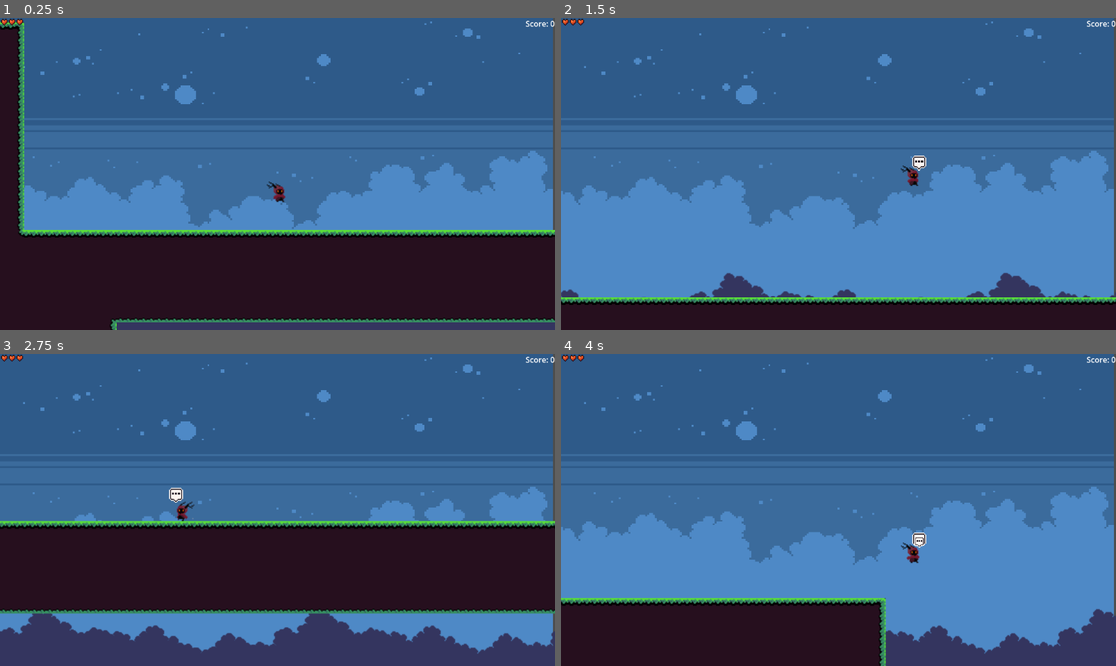
Above: before the commit, frames 1-4 (two rows, left to right).
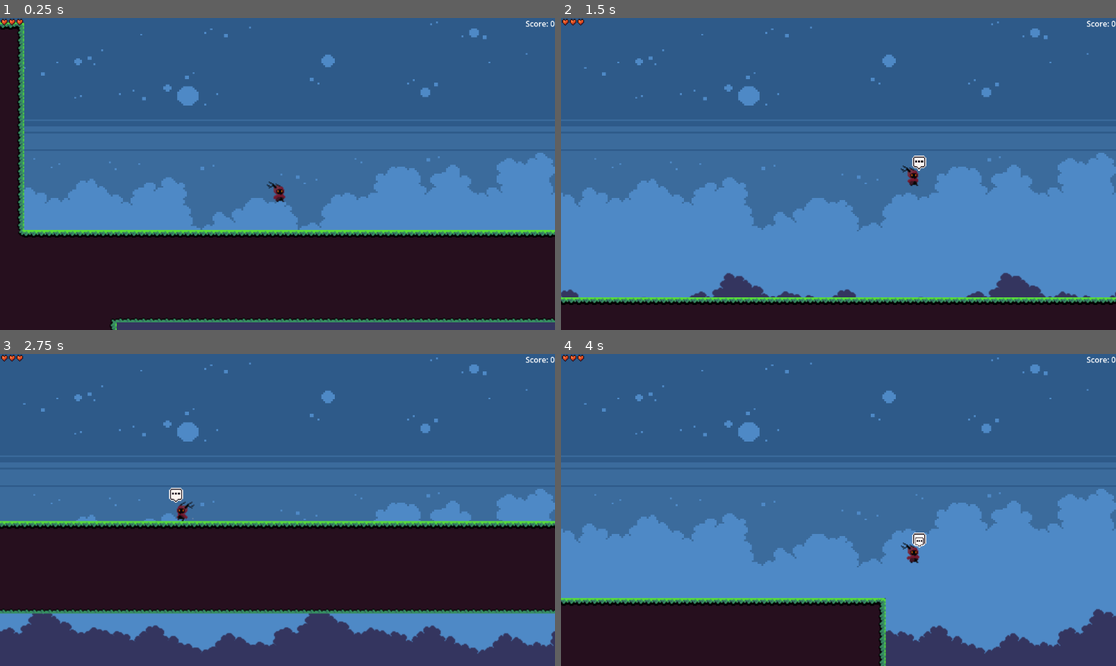
Above: after the commit, the same moments.

Repository: ag-pacier/Serif_Platformer
Game: Godot game, scene res://LevelStuff/Devlevel/devLevel.tscn
Two runs of this game, one before a commit and one after it. Both use one fixed random seed, a clock stepped at 60 frames per second and the inputs below. Sound files missing from this copy of the repository are replaced by a short silence.
Inputs:
- Up to frame 1 (0.25 s): no input
- Up to frame 2 (1.5 s): hold Right (right) from 0.53 s (still down); tap F (action) at 0.6, 1.35 s; tap Space (jump) at 0.77 s
- Up to frame 3 (2.75 s): tap Space (jump) at 1.52 s; release Right (right) at 2.03 s; hold Left (left) from 2.03 s (still down); tap F (action) at 2.1 s
- Up to frame 4 (4 s): release Left (left) at 2.78 s; hold Right (right) from 2.78 s (still down); tap F (action) at 2.85, 3.6 s; tap Space (jump) at 3.02, 3.77 s

The runs differ from the first frame. In frame 1, 2.2% of the frame differs, in the area x 4-100%, y 0-68%; in frame 2, 2.4%, in the area x 0-100%, y 0-90%; in frame 3, 1.4%; in frame 4, 2.3%.

Commit message:
fixed gap in background

Diff:
--- a/LevelStuff/Devlevel/devLevel.tscn
+++ b/LevelStuff/Devlevel/devLevel.tscn
@@ -108,7 +108,7 @@
 
 [node name="TextureStill" parent="ParallaxBackground/Still" index="0"]
 texture_filter = 1
-scale = Vector2(1.99306, 1.79444)
+scale = Vector2(2.02083, 1.81667)
 texture = ExtResource("3_6bjdc")
 centered = false
 
